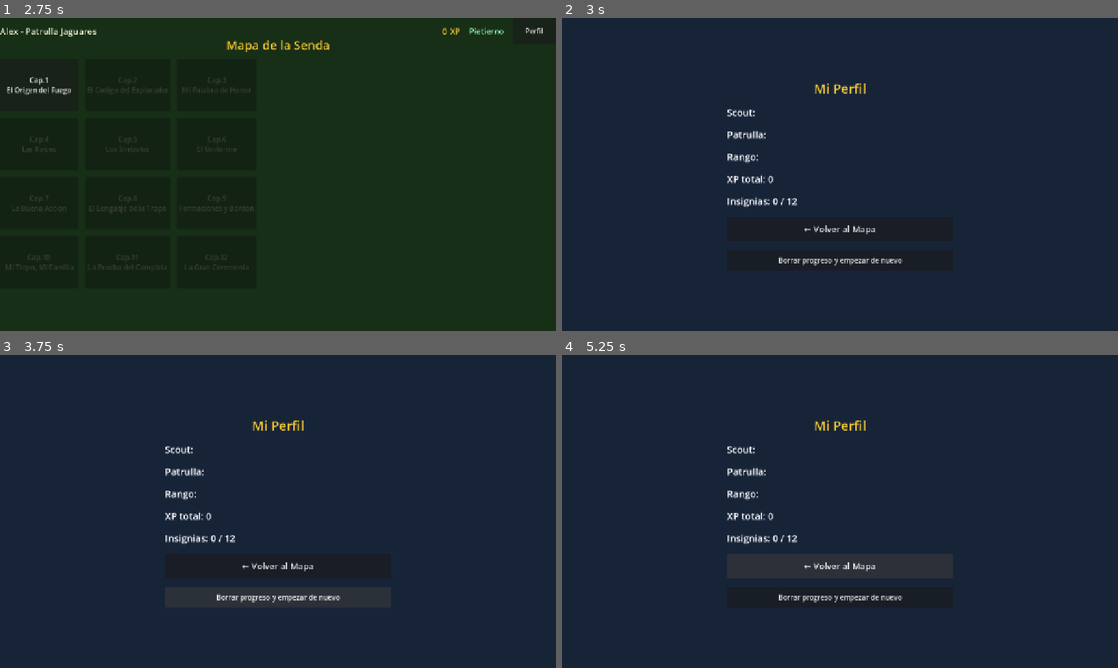
Above: before the commit, frames 1-4 (two rows, left to right).
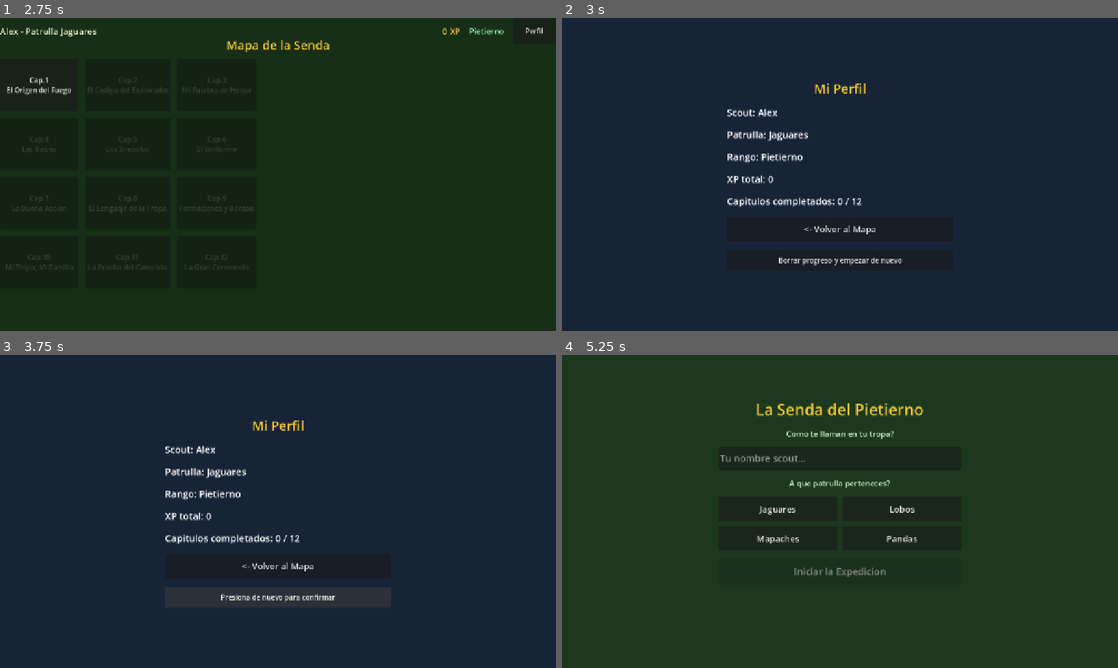
Above: after the commit, the same moments.

Repository: gaffyjes99-bot/investidura127
Game: Godot game, scene res://scenes/main.tscn
Same seed, same stepped clock (60 frames per second), same inputs: the game is played once before the commit and once after it.
Inputs (mouse positions are in pixels of both pictures, inside the frame that each line leads up to):
- Up to frame 1 (2.75 s): click (278, 121) at 0.52 s; type "Alex" at 0.6 s; click "Jaguares" at 1.25 s; click "Iniciar la Expedicion" at 2 s
- Up to frame 2 (3 s): click "Perfil" at 2.75 s
- Up to frame 3 (3.75 s): click "Borrar progreso y empezar de …" at 3.5 s
- Up to frame 4 (5.25 s): click "Borrar progreso y empezar de …" (after the commit: "Presiona de nuevo para confir…") at 4.25 s; click (840, 564) at 5 s, where only the run before the commit has a clickable "← Volver al Mapa"

Frame 1 is identical in both runs. In frame 2, 0.8% of the frame differs, in the area x 29-57%, y 29-70%; in frame 3, 1.1%; in frame 4, 99%, in the area x 0-100%, y 0-100%.

Commit message:
Perfil: pantalla de progreso con capitulos completados y reset
- _init_perfil: muestra nombre, patrulla, rango, XP e insignias
- Lista dinamica de capitulos completados con nombres
- Borrar progreso con doble confirmacion (anti-accidental)
- perfil.tscn: removido ext_resource script

Co-Authored-By: Claude Sonnet 4.6 <noreply@anthropic.com>

Diff:
--- a/godot/autoload/SceneRouter.gd
+++ b/godot/autoload/SceneRouter.gd
@@ -88,6 +88,7 @@
 		"onboarding": _init_onboarding(s)
 		"mapa":       _init_mapa(s)
 		"capitulo":   _init_capitulo(s)
+		"perfil":     _init_perfil(s)
 		_: pass
 
 # API pública (para llamadas futuras desde otros AutoLoads)
@@ -380,6 +381,58 @@
 		personaje_lbl.text = "Sigue intentando"
 		dialogo_lbl.text = "[b]%d/%d correctas (%.0f%%)[/b]\n\nNecesitas al menos %.0f%%. Puedes intentarlo de nuevo." % [_cap_correctas, total, pct, min_pct]
 
+# ── perfil ───────────────────────────────────────────────────────────────────
+
+var _pf_borrar_confirmando: bool = false
+
+func _init_perfil(s: Node) -> void:
+	(s.get_node("VBox/NombreLabel")    as Label).text = "Scout: %s" % GameState.nombre_scout
+	(s.get_node("VBox/PatrullaLabel")  as Label).text = "Patrulla: %s" % GameState.patrulla
+	(s.get_node("VBox/RangoLabel")     as Label).text = "Rango: %s" % GameState.rango
+	(s.get_node("VBox/XpLabel")        as Label).text = "XP total: %d" % GameState.xp
+	(s.get_node("VBox/InsigniasLabel") as Label).text = "Capitulos completados: %d / 12" % GameState.capitulos_completados.size()
+
+	# Lista de capítulos completados
+	var vbox := s.get_node("VBox") as VBoxContainer
+	if GameState.capitulos_completados.size() > 0:
+		var detalle := RichTextLabel.new()
+		detalle.bbcode_enabled = true
+		detalle.fit_content = true
+		detalle.add_theme_font_size_override("normal_font_size", 16)
+		var lineas := "[color=aaffaa]"
+		for num in GameState.capitulos_completados:
+			var idx: int = (num as int) - 1
+			if idx >= 0 and idx < CAPITULOS.size():
+				lineas += "  Cap.%d — %s\n" % [num, CAPITULOS[idx]["nombre"]]
+		lineas += "[/color]"
+		detalle.text = lineas
+		vbox.add_child(detalle)
+		vbox.move_child(detalle, vbox.get_children().find(s.get_node("VBox/InsigniasLabel")) + 1)
+
+	_pf_borrar_confirmando = false
+	var btn_mapa   := s.get_node("VBox/BotonMapa")   as Button
+	var btn_borrar := s.get_node("VBox/BotonBorrar") as Button
+	btn_mapa.text = "<- Volver al Mapa"
+	btn_mapa.pressed.connect(func(): _ir_a("mapa"))
+	btn_borrar.pressed.connect(_pf_borrar.bind(btn_borrar))
+	print("SceneRouter: perfil listo")
+
+func _pf_borrar(btn: Button) -> void:
+	if not _pf_borrar_confirmando:
+		_pf_borrar_confirmando = true
+		btn.text = "Presiona de nuevo para confirmar"
+		btn.add_theme_color_override("font_color", Color(1.0, 0.4, 0.4))
+	else:
+		SaveManager.borrar()
+		GameState.nombre_scout = ""
+		GameState.patrulla     = ""
+		GameState.xp           = 0
+		GameState.rango        = "Pietierno"
+		GameState.capitulos_completados.clear()
+		GameState.insignias.clear()
+		GameState.escenas_vistas.clear()
+		_ir_a("onboarding")
+
 # ─────────────────────────────────────────────────────────────────────────────
 
 func _ob_iniciar() -> void:
--- a/godot/scenes/perfil/perfil.tscn
+++ b/godot/scenes/perfil/perfil.tscn
@@ -1,8 +1,6 @@
 [gd_scene format=3]
 
-[ext_resource type="Script" path="res://scenes/perfil/perfil.gd" id="1"]
-
-[node name="Perfil" type="Control" script=ExtResource("1")]
+[node name="Perfil" type="Control"]
 layout_mode = 3
 anchors_preset = 15
 anchor_right = 1.0
Not shown, changed: export/web/index.html
Not shown, changed: export/web/index.pck
